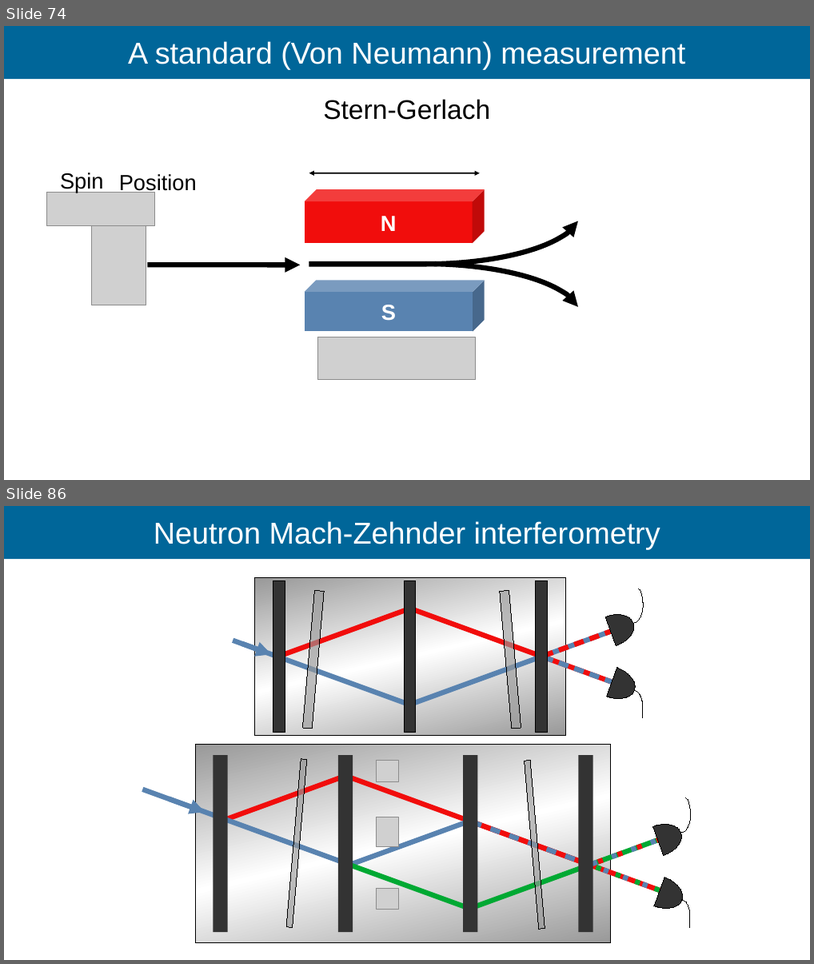
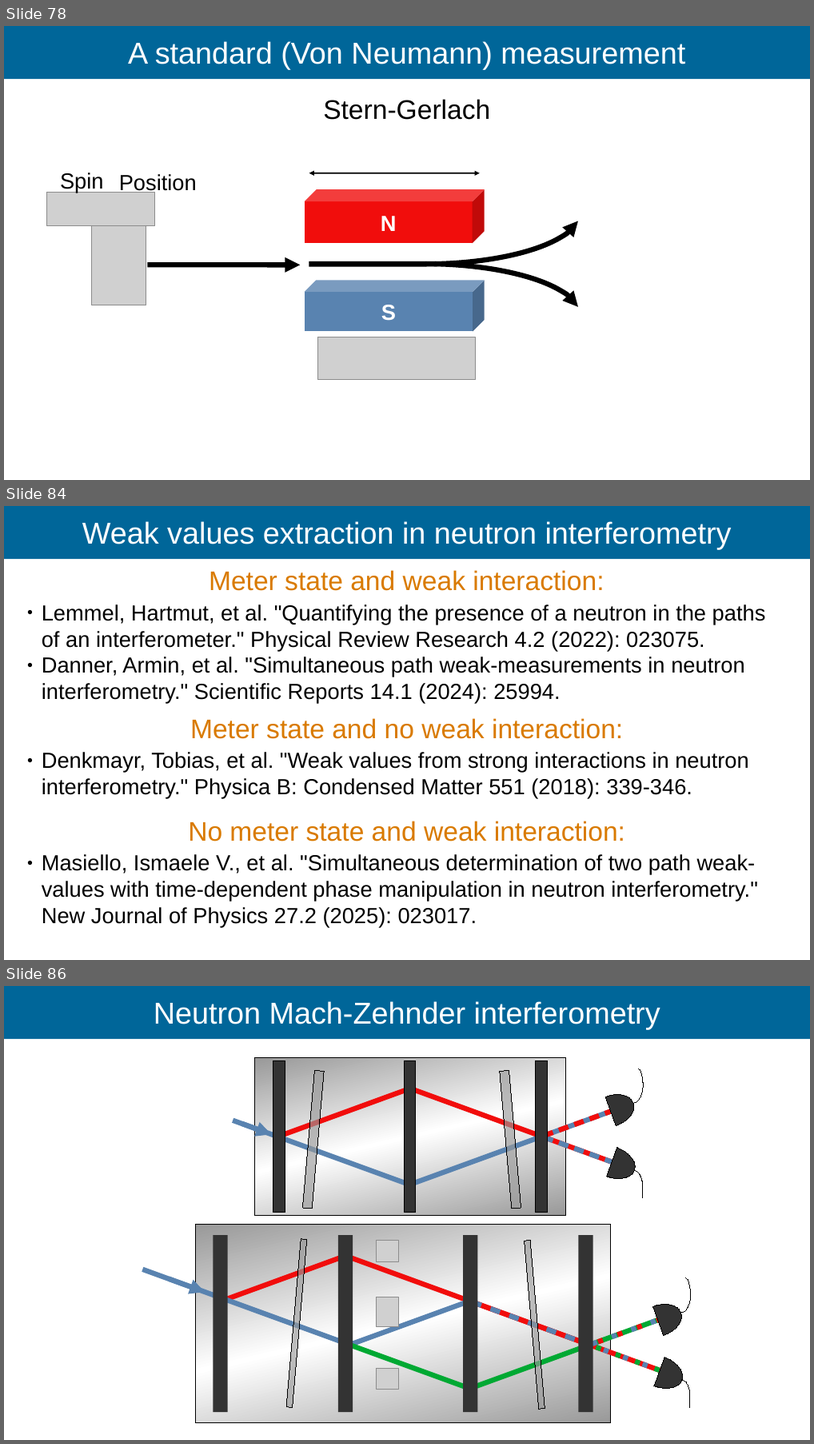
Before and after one commit to Ismaele-vincent/PhD, a slide deck: 2026/Talks/ILL Seminar/ILL seminar 2026 ver3.odp. Shown one above the other, each under a label of ours: slides 74 and 86 before the commit, slides 78, 84 and 86 after it; the slides between them are not shown. The pictures are 814x964 and 814x1444 pixels, drawn with LibreOffice and Linux fonts; fonts in the diff are those of the drawing; grey boxes stand for pictures; background and template pictures are left out. Boxes give left, top, right and bottom in pixels: in the first picture for what was removed or moved away, otherwise in the second. Text is boxed around its words. In the diff, an @@ line names an element or a change of style, - is before the commit and + after.

```diff
--- a/2026/Talks/ILL Seminar/ILL seminar 2026 ver3.odp
+++ b/2026/Talks/ILL Seminar/ILL seminar 2026 ver3.odp
@@ slide 84 added at (x1=4, y1=506, x2=810, y2=960), background #FFFFFF; not listed: 1 template element that a slide beside it also shows @@
@@ title added at (x1=82, y1=521, x2=732, y2=550), 36 pt, text #FFFFFF @@
+Weak values extraction in neutron interferometry
@@ text added at (x1=209, y1=570, x2=604, y2=591), 32 pt, text #D97A00 @@
+Meter state and weak interaction:
@@ text added at (x1=42, y1=604, x2=766, y2=703), 26 pt, text #000000 @@
+● Lemmel, Hartmut, et al. "Quantifying the presence of a neutron in the paths of an interferometer." Physical Review Research 4.2 (2022): 023075.
+● Danner, Armin, et al. "Simultaneous path weak-measurements in neutron interferometry." Scientific Reports 14.1 (2024): 25994.
@@ text added at (x1=190, y1=718, x2=623, y2=739), 32 pt, text #D97A00 @@
+Meter state and no weak interaction:
@@ text added at (x1=42, y1=752, x2=750, y2=798), 26 pt, text #000000 @@
+● Denkmayr, Tobias, et al. "Weak values from strong interactions in neutron interferometry." Physica B: Condensed Matter 551 (2018): 339-346.
@@ text added at (x1=188, y1=820, x2=626, y2=841), 32 pt, text #D97A00 @@
+No meter state and weak interaction:
@@ text added at (x1=42, y1=854, x2=758, y2=927), 26 pt, text #000000 @@
+● Masiello, Ismaele V., et al. "Simultaneous determination of two path weak-values with time-dependent phase manipulation in neutron interferometry." New Journal of Physics 27.2 (2025): 023017.
@@ what was slide 74 is now slide 78 @@
```
Also in this commit, not shown: 8 slides changed, 11 other slides added, 12 slides removed, 2 other files.
